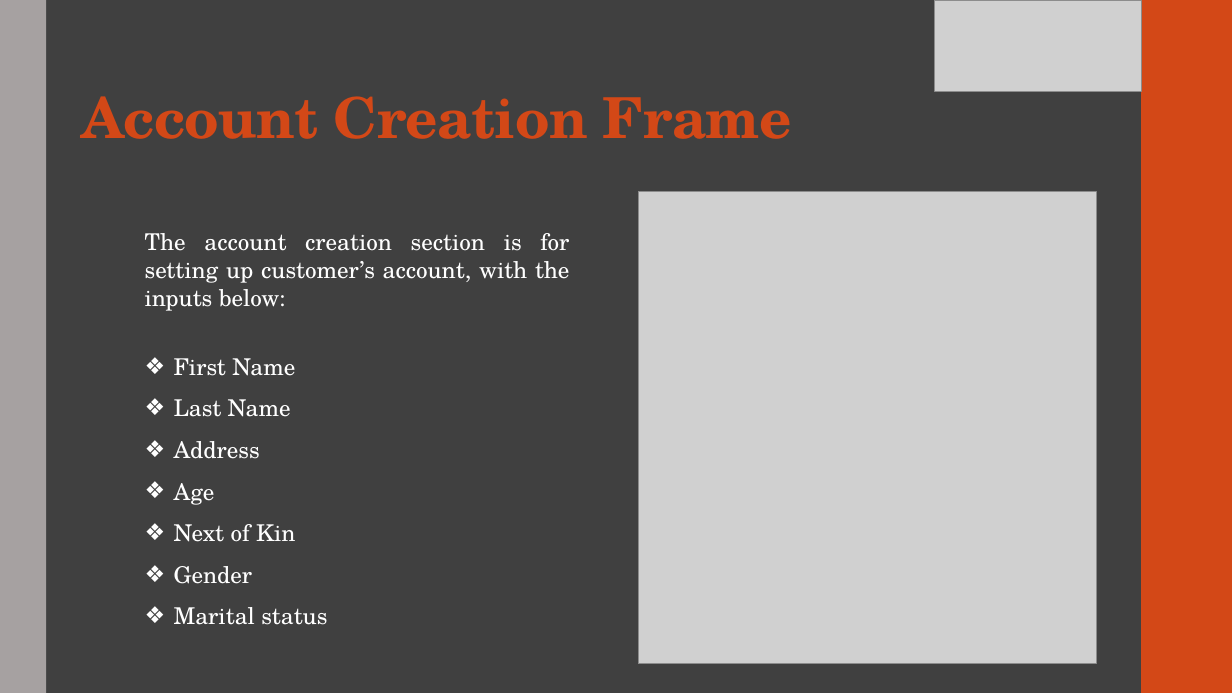
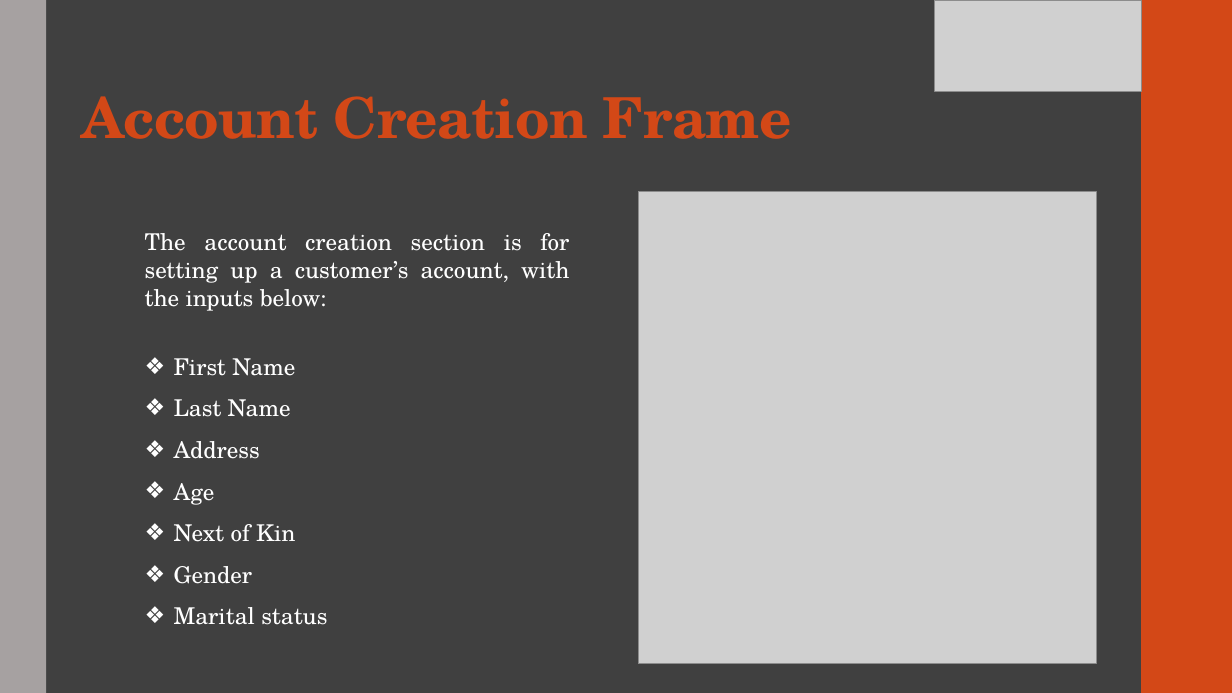
Before and after one commit to anjielayo/AZBanking, a slide deck: slide 9 of AZBanking presentation.pptx. Drawn at 1232x693 pixels with LibreOffice and Linux fonts; fonts in the diff are those of the drawing; grey boxes stand for pictures. Boxes give left, top, right and bottom in pixels: in the first picture for what was removed or moved away, otherwise in the second. Text is boxed around its words. In the diff, an @@ line names an element or a change of style, - is before the commit and + after.

Commit message:
added type of account radio buttons

```diff
--- a/AZBanking presentation.pptx
+++ b/AZBanking presentation.pptx
@@ text at (145,233,569,311): text changed @@
-The account creation section is for setting up customer’s account, with the inputs below:
+The account creation section is for setting up a customer’s account, with the inputs below:
```
Also in this commit, not shown: 12 other slides changed, 2 slides added, 8 other files.
